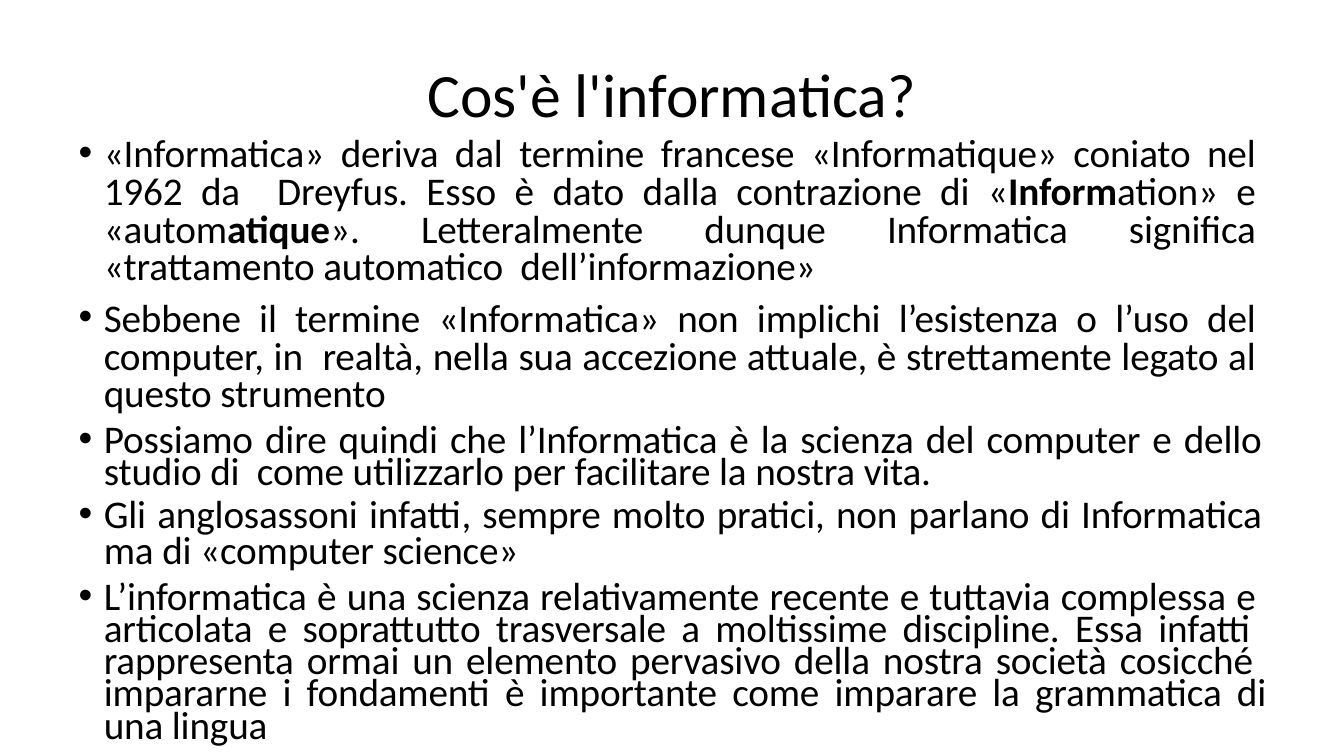
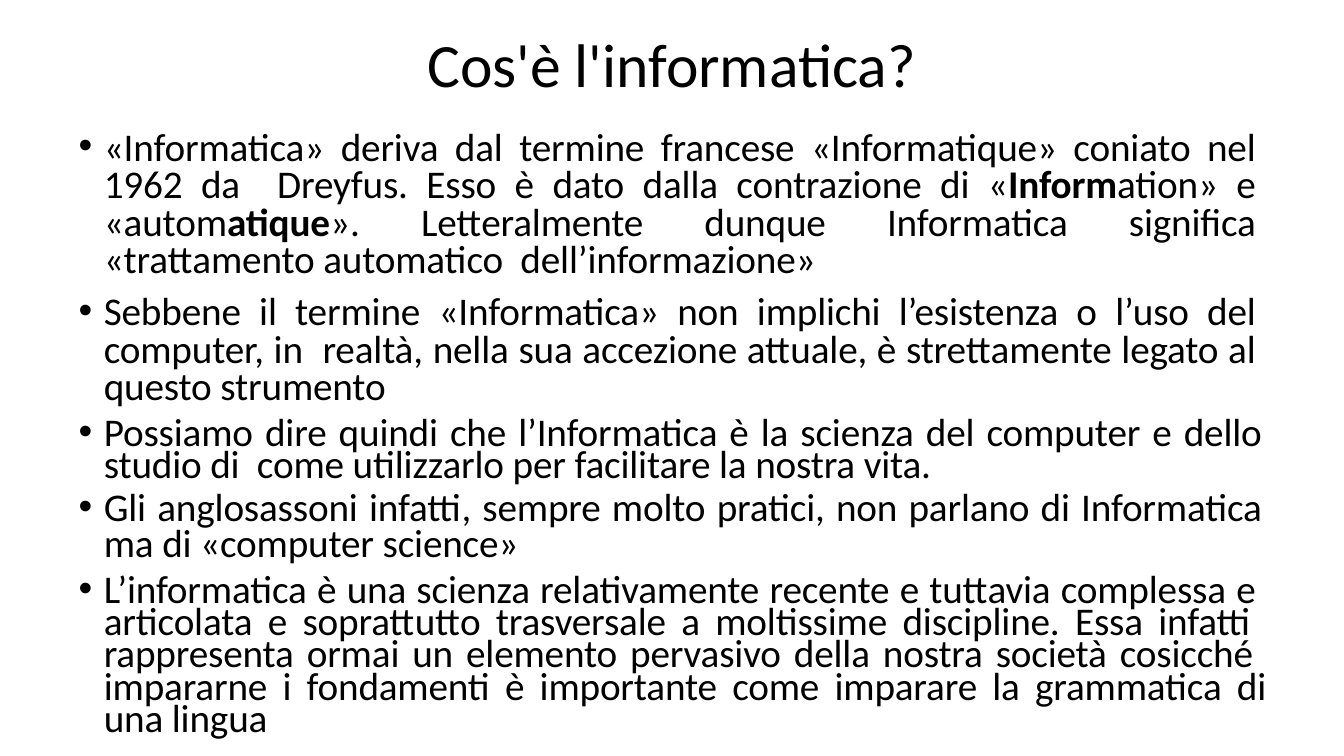
Before and after one commit to informaticacrilazio/sitedesign, a slide deck: slide 13 of CorsoCRI/Modulo_01_Lezione_01_Informatica.pptx. Drawn at 1344x756 pixels with LibreOffice and Linux fonts; fonts in the diff are those of the drawing. Boxes give left, top, right and bottom in pixels: in the first picture for what was removed or moved away, otherwise in the second. Text is boxed around its words. In the diff, an @@ line names an element or a change of style, - is before the commit and + after.

```diff
--- a/CorsoCRI/Modulo_01_Lezione_01_Informatica.pptx
+++ b/CorsoCRI/Modulo_01_Lezione_01_Informatica.pptx
@@ title "Cos'è l'informatica?": place and size @@
-title "Cos'è l'informatica?" at (427, 74, 916, 118)
+title "Cos'è l'informatica?" at (427, 44, 916, 88)
@@ text "«Informatica» deriva dal termine francese ..." rewrapped from (104, 139, 1266, 746) to (104, 133, 1262, 678) @@
```
Also in this commit, not shown: 65 other slides changed.
